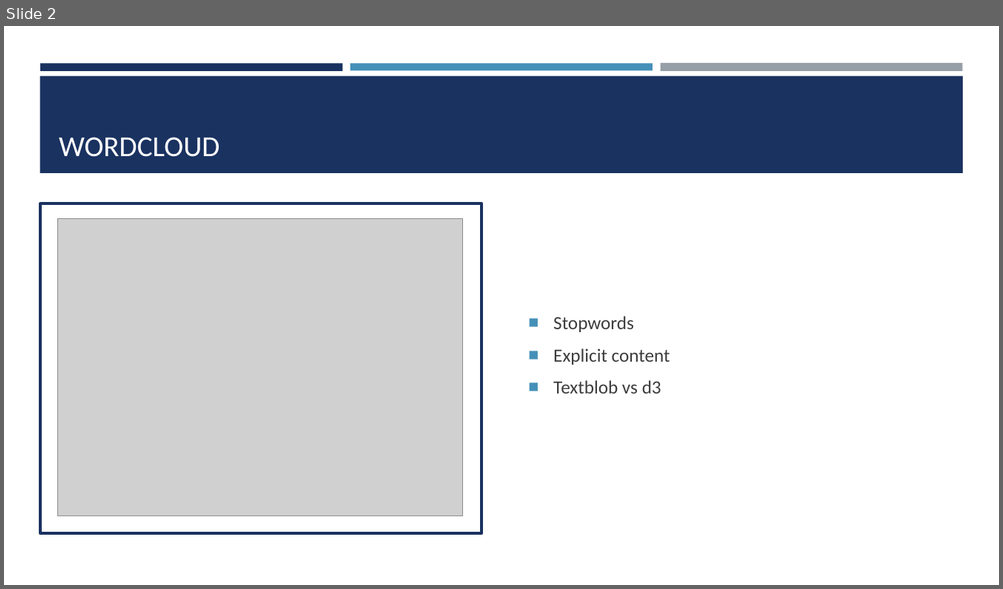
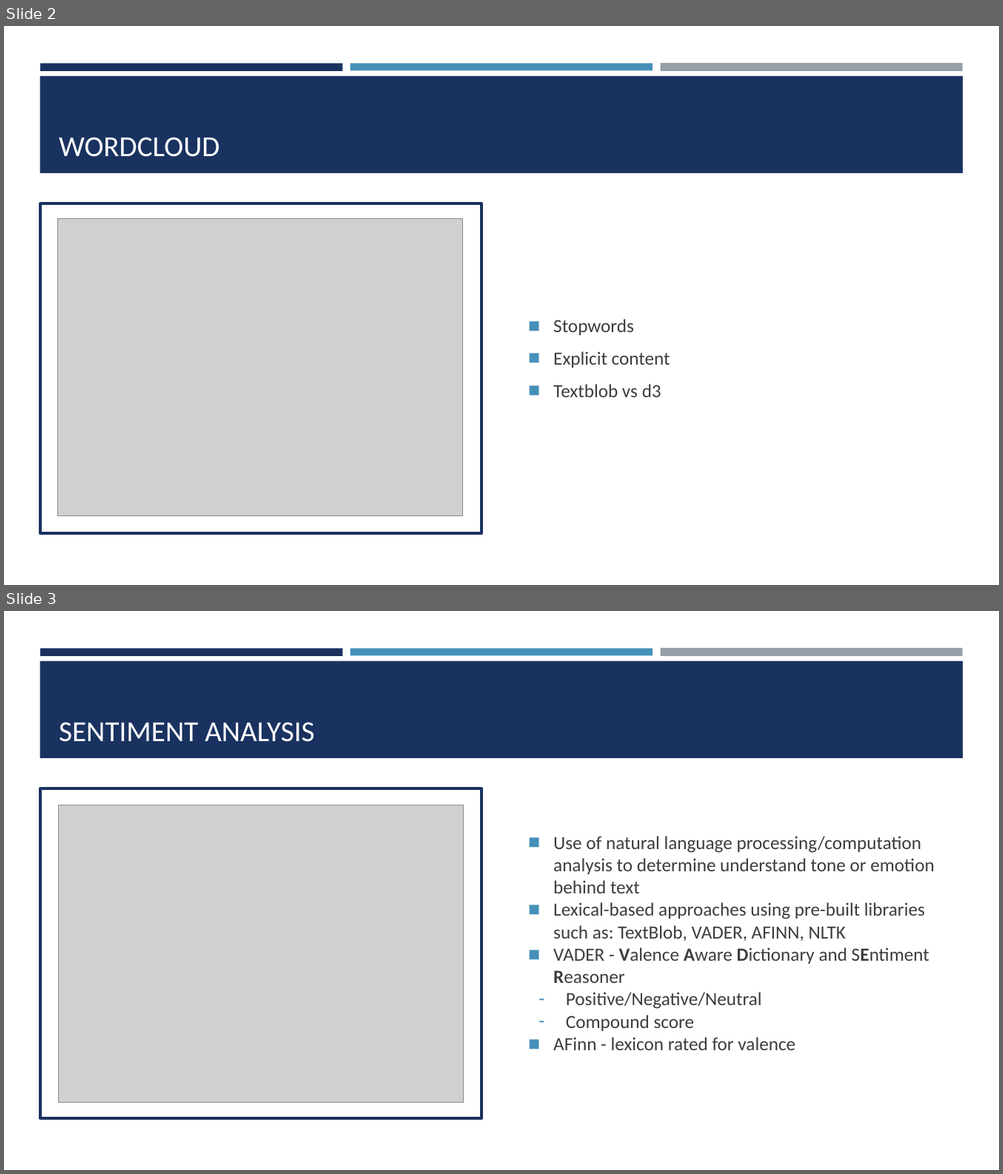
Before and after one commit to nvhabib91/song_analyzer, a slide deck: Song_Analysis.pptx. Shown one above the other, each under a label of ours: slide 2 before the commit, slides 2 and 3 after it. The pictures are 1003x589 and 1003x1174 pixels, drawn with LibreOffice and Linux fonts; fonts in the diff are those of the drawing; grey boxes stand for pictures. Boxes give left, top, right and bottom in pixels: in the first picture for what was removed or moved away, otherwise in the second. Text is boxed around its words. In the diff, an @@ line names an element or a change of style, - is before the commit and + after.

Commit message:
lei added sentiment slide

```diff
--- a/Song_Analysis.pptx
+++ b/Song_Analysis.pptx
@@ slide 3 added at <box>4,611,999,1170</box>, background #FFFFFF; not listed: 4 template elements that a slide beside it also shows @@
@@ title added at <box>59,722,314,742</box>, 28 pt, text #FFFFFF @@
+SENTIMENT ANALYSIS
@@ rectangle added at <box>40,789,481,1119</box>, fill #FFFFFF, outline #1A3260 3 pt @@
@@ picture added at <box>59,805,464,1102</box> @@
@@ text added at <box>553,836,933,1051</box>, 18 pt, text #3D3D3D @@
+◼ Use of natural language processing/computation analysis to determine understand tone or emotion behind text
+◼ Lexical-based approaches using pre-built libraries such as: TextBlob, VADER, AFINN, NLTK
+◼ VADER - Valence Aware Dictionary and SEntiment Reasoner
+– Positive/Negative/Neutral
+– Compound score
+◼ AFinn - lexicon rated for valence
@@ slide 2 changed as well @@
@@ text "Stopwords" at <box>553,319,670,397</box>: bullet ■ to ◼; less space between paragraphs @@
```
Also in this commit, not shown: 4 other slides changed.
